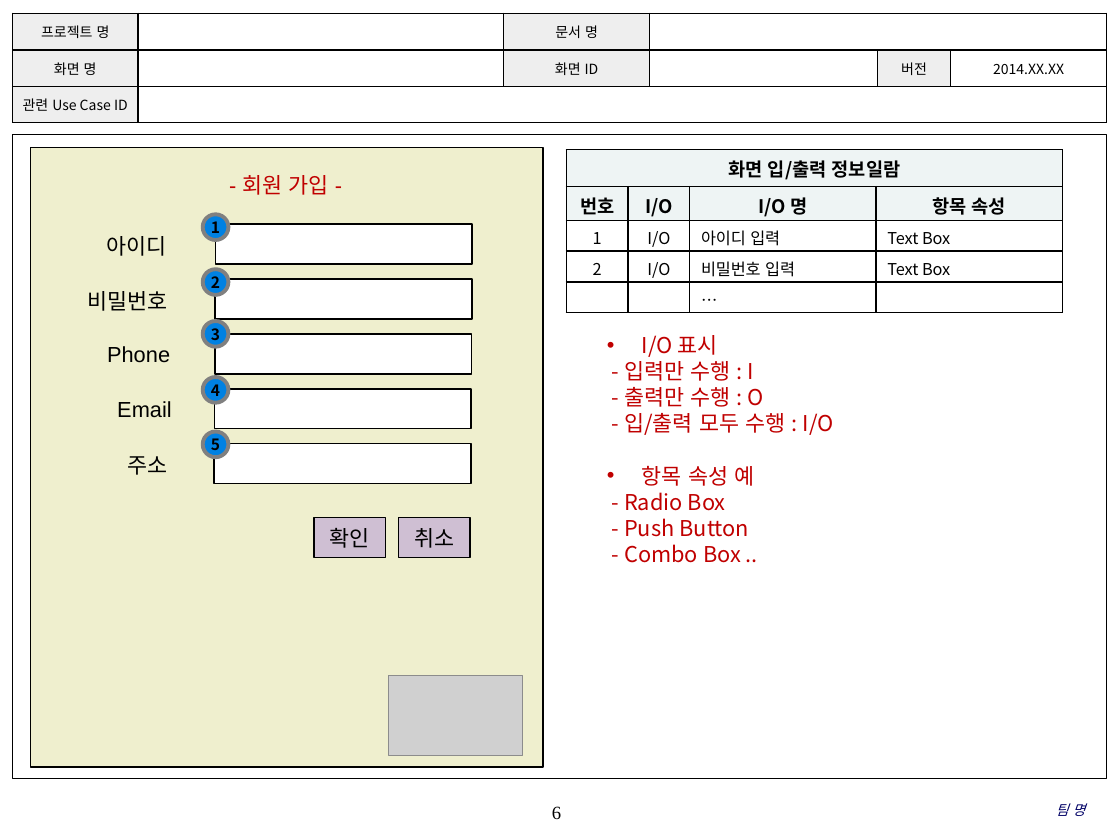
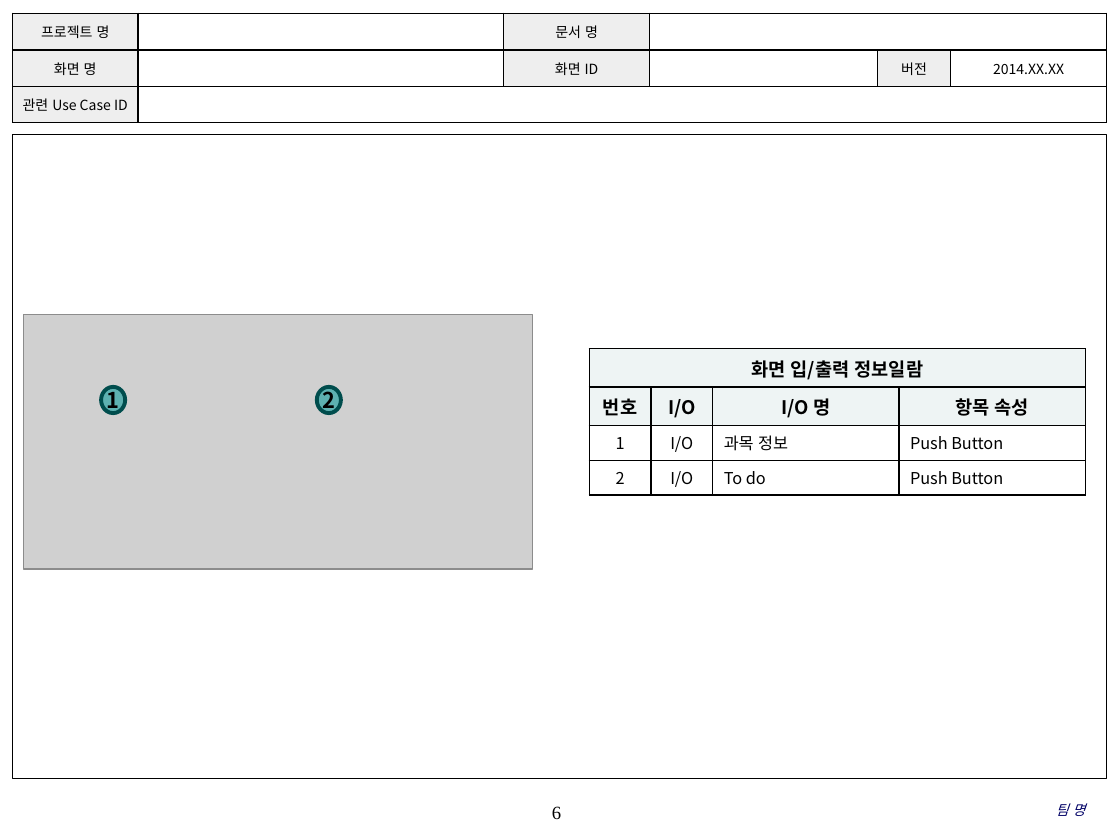
Before and after one commit to SE-admin/7, a slide deck: slide 6 of doc/3_ 설계서/UI Design Template.pptx. Drawn at 1120x840 pixels with LibreOffice and Linux fonts; fonts in the diff are those of the drawing; grey boxes stand for pictures; background and template pictures are left out. Boxes give left, top, right and bottom in pixels: in the first picture for what was removed or moved away, otherwise in the second. Text is boxed around its words. In the diff, an @@ line names an element or a change of style, - is before the commit and + after.

Commit message:
UI Design Template|doc|UI디자인작성

```diff
--- a/doc/3_ 설계서/UI Design Template.pptx
+++ b/doc/3_ 설계서/UI Design Template.pptx
@@ picture added at [24,315,533,569] @@
@@ ellipse removed at [203,321,228,347] @@
-3
@@ table at [589,348,1084,491] @@
-row 3: 1 | I/O | 아이디 입력 | Text Box
-row 4: 2 | I/O | 비밀번호 입력 | Text Box
-row 5:  |  | … | 
+row 3: 1 | I/O | 과목 정보 | Push Button
+row 4: 2 | I/O | To do | Push Button
@@ table: place and size @@
-table at [567,150,1062,312]
+table at [589,348,1084,491]
@@ text removed at [624,335,834,563] @@
-• I/O 표시
-- 입력만 수행 : I
-- 출력만 수행 : O
-- 입/출력 모두 수행 : I/O
-• 항목 속성 예
-- Radio Box
-- Push Button
-- Combo Box ..
@@ ellipse "1" at [101,386,125,412]: size 10 to 14 pt; fill #0081E2 to #009999 at 55% opacity; outline #808080 2.5 pt to #004C4C 2.5 pt @@
@@ ellipse "1": place and size @@
-ellipse "1" at [203,214,228,240]
+ellipse "1" at [101,386,125,412]
@@ ellipse removed at [203,377,228,403] @@
-4
@@ ellipse "2": place and size @@
-ellipse "2" at [203,269,228,295]
+ellipse "2" at [317,386,342,412]
@@ ellipse "2" at [317,386,342,412]: size 10 to 14 pt; fill #0081E2 to #009999 at 55% opacity; outline #808080 2.5 pt to #004C4C 2.5 pt @@
@@ ellipse removed at [203,431,228,457] @@
-5
@@ group removed at [30,148,543,767]: 8 rectangles, 6 texts, 1 picture @@
-확인
-- 회원 가입 -
-아이디
-비밀번호
-Phone
-Email
-주소
-취소
```
Also in this commit, not shown: 1 other slide changed, 13 slides added, 1 slide removed.
